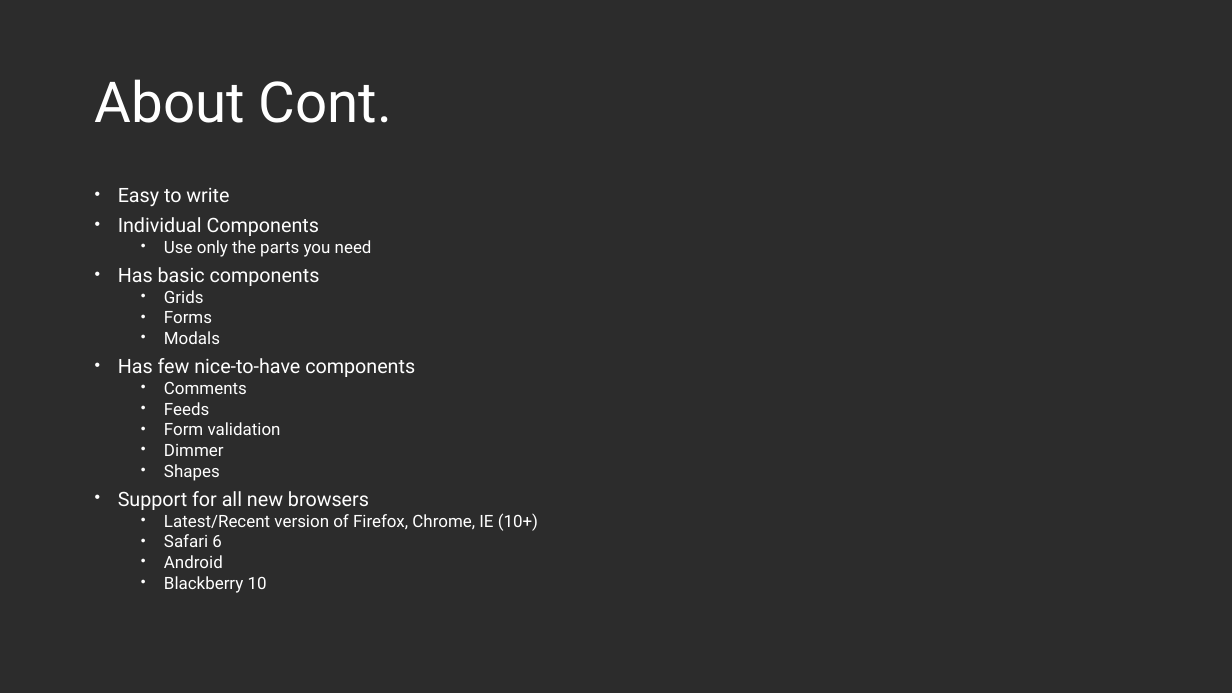
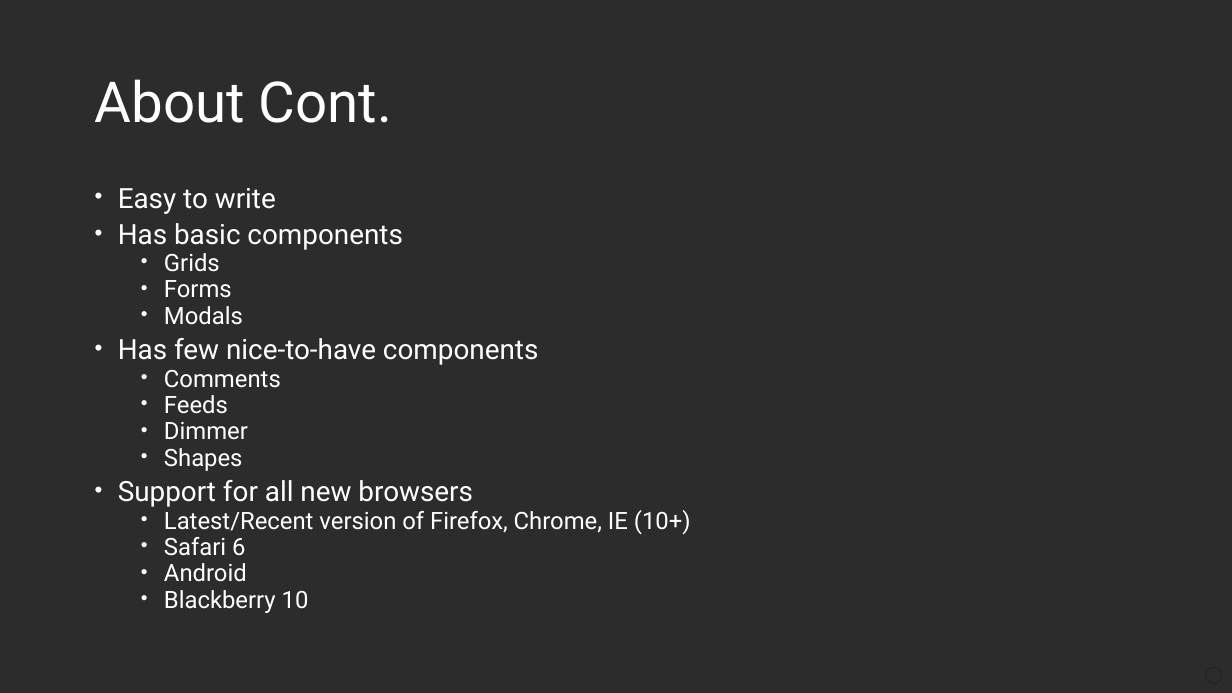
Before and after one commit to champagne-randy/semantic_sandbox, a slide deck: slide 3 of Semantic-UI.pptx. Drawn at 1232x693 pixels with LibreOffice and Linux fonts; fonts in the diff are those of the drawing. Boxes give left, top, right and bottom in pixels: in the first picture for what was removed or moved away, otherwise in the second. Text is boxed around its words. In the diff, an @@ line names an element or a change of style, - is before the commit and + after.

```diff
--- a/Semantic-UI.pptx
+++ b/Semantic-UI.pptx
@@ text "Easy to write" at (118, 188, 691, 613): size 15.4 to 21.7 pt in "Easy to write", "Has basic components", "Has few nice-to-have components", "Support for all new browsers"; size 13.2 to 18.6 pt in "Grids", "Forms", "Modals", "Comments" and 7 more places @@
@@ text at (118, 217, 319, 236): paragraphs removed @@
-• Individual Components
-  • Use only the parts you need
@@ text at (164, 422, 281, 435): paragraph removed @@
-  • Form validation
```
Also in this commit, not shown: 2 other slides changed, 1 slide removed, 33 other files.
